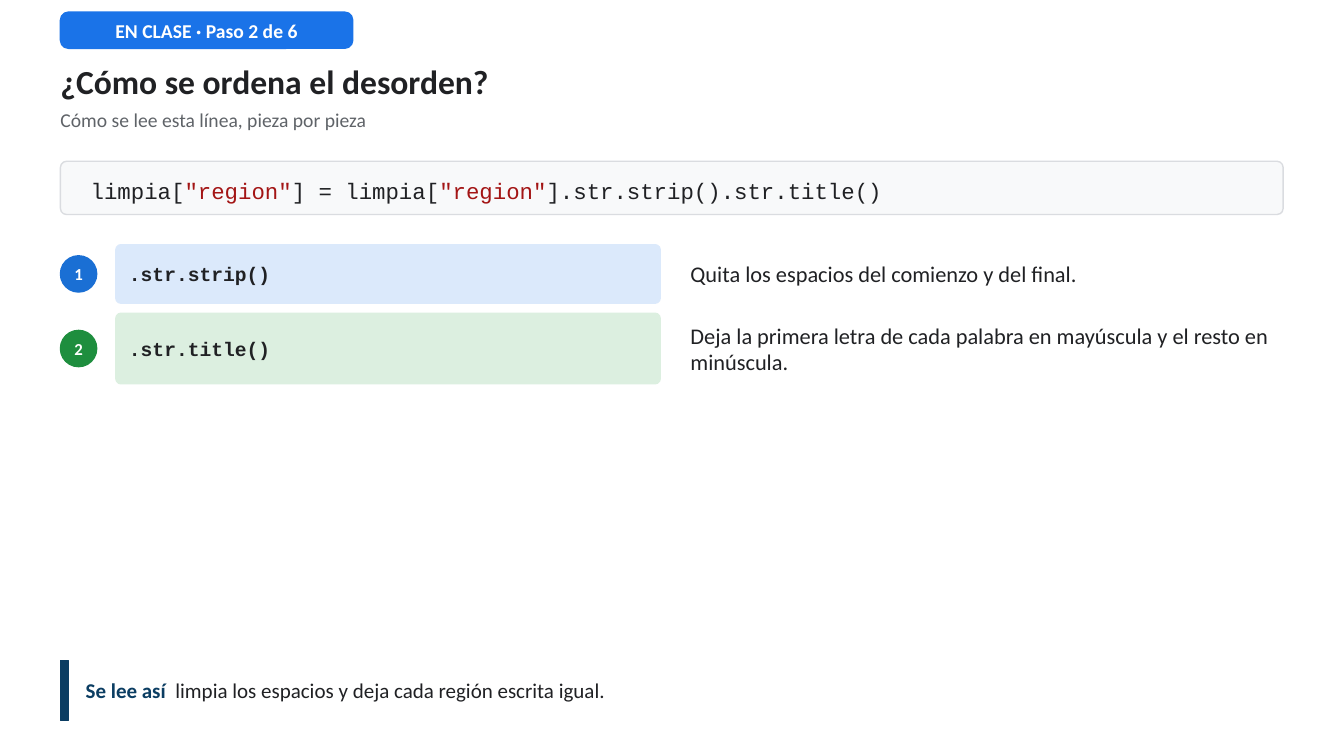
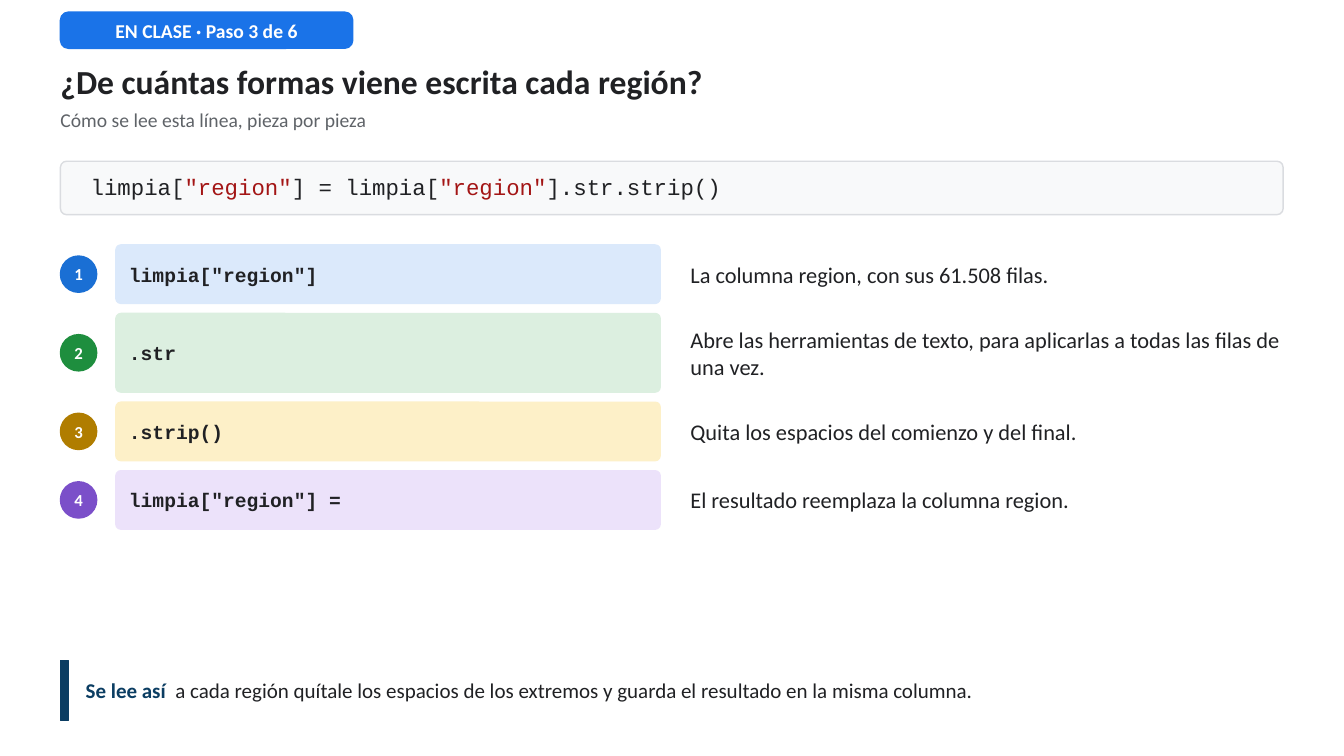
Before and after one commit to RodrigoMSB/curso-python-minergia, a slide deck: slide 17 of presentaciones/Simulador_Lab03_guiado.pptx (slide 12 before the commit). Drawn at 1344x756 pixels with LibreOffice and Linux fonts; fonts in the diff are those of the drawing. Boxes give left, top, right and bottom in pixels: in the first picture for what was removed or moved away, otherwise in the second. Text is boxed around its words. In the diff, an @@ line names an element or a change of style, - is before the commit and + after.

```diff
--- a/presentaciones/Simulador_Lab03_guiado.pptx
+++ b/presentaciones/Simulador_Lab03_guiado.pptx
@@ text at [115,24,298,38]: text changed @@
-EN CLASE · Paso 2 de 6
+EN CLASE · Paso 3 de 6
@@ text at [60,70,702,100]: text changed @@
-¿Cómo se ordena el desorden?
+¿De cuántas formas viene escrita cada región?
@@ rounded rectangle at [60,161,1284,215]: proportions changed @@
@@ text at [91,179,720,200]: text changed @@
-limpia["region"] = limpia["region"].str.strip().str.title()
+limpia["region"] = limpia["region"].str.strip()
@@ text "limpia["region"] = limpia["region"].str.strip()" at [91,179,720,200]: vertical alignment middle to top @@
@@ text at [129,268,317,286]: text changed @@
-.str.strip()
+limpia["region"]
@@ text at [690,267,1048,287]: text changed @@
-Quita los espacios del comienzo y del final.
+La columna region, con sus 61.508 filas.
@@ rounded rectangle at [116,314,660,392]: proportions changed @@
@@ rounded rectangle: place and size @@
-rounded rectangle at [116,314,660,384]
+rounded rectangle at [116,314,660,392]
@@ text "2": place and size @@
-text "2" at [74,344,82,355]
+text "2" at [74,348,82,359]
@@ ellipse: place and size @@
-ellipse at [60,331,97,367]
+ellipse at [60,335,97,371]
@@ text at [129,347,176,360]: text changed @@
-.str.title()
+.str
@@ text at [690,332,1279,375]: text changed @@
-Deja la primera letra de cada palabra en mayúscula y el resto en minúscula.
+Abre las herramientas de texto, para aplicarlas a todas las filas de una vez.
@@ ellipse added at [60,413,97,450], fill #B07D00, outline #B07D00 1 pt @@
@@ rounded rectangle added at [116,402,660,461], fill #FDF0C8, outline #FDF0C8 1 pt @@
@@ text added at [74,427,82,438], 12 pt, text #FFFFFF, bold @@
+3
@@ text added at [129,425,223,443], 14 pt, text #202124, bold @@
+.strip()
@@ text added at [690,424,1076,444], 16 pt, text #202124 @@
+Quita los espacios del comienzo y del final.
@@ rounded rectangle added at [116,471,660,529], fill #ECE2FA, outline #ECE2FA 1 pt @@
@@ ellipse added at [60,482,97,518], fill #7B4FC9, outline #7B4FC9 1 pt @@
@@ text added at [74,495,82,506], 12 pt, text #FFFFFF, bold @@
+4
@@ text added at [129,493,317,511], 14 pt, text #202124, bold @@
+limpia["region"] =
@@ text added at [690,492,1068,512], 16 pt, text #202124 @@
+El resultado reemplaza la columna region.
@@ text at [86,683,972,702]: text changed @@
-Se lee así limpia los espacios y deja cada región escrita igual.
+Se lee así a cada región quítale los espacios de los extremos y guarda el resultado en la misma columna.
```
Also in this commit, not shown: 32 other slides changed, 28 slides added, 23 slides removed, 27 other files.
